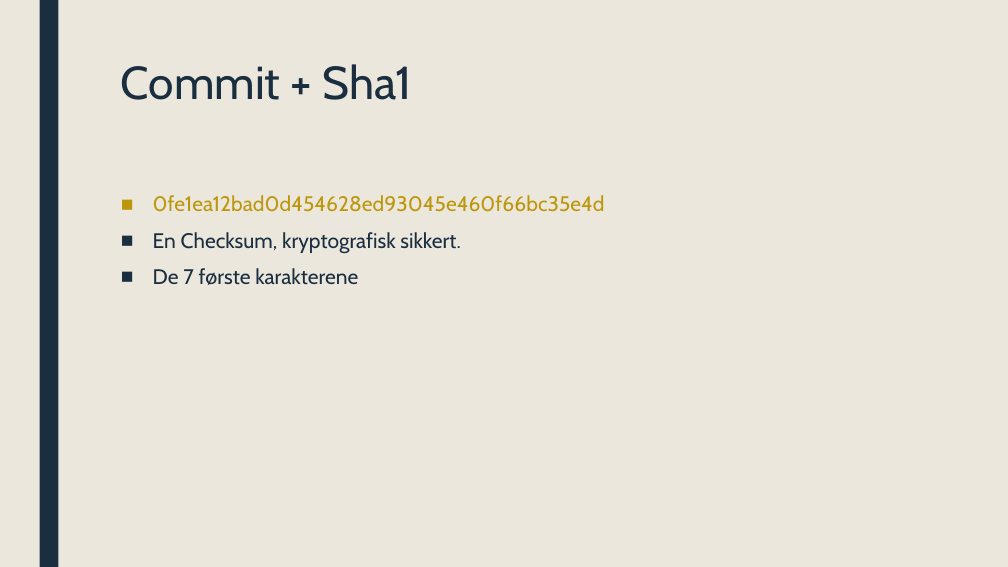
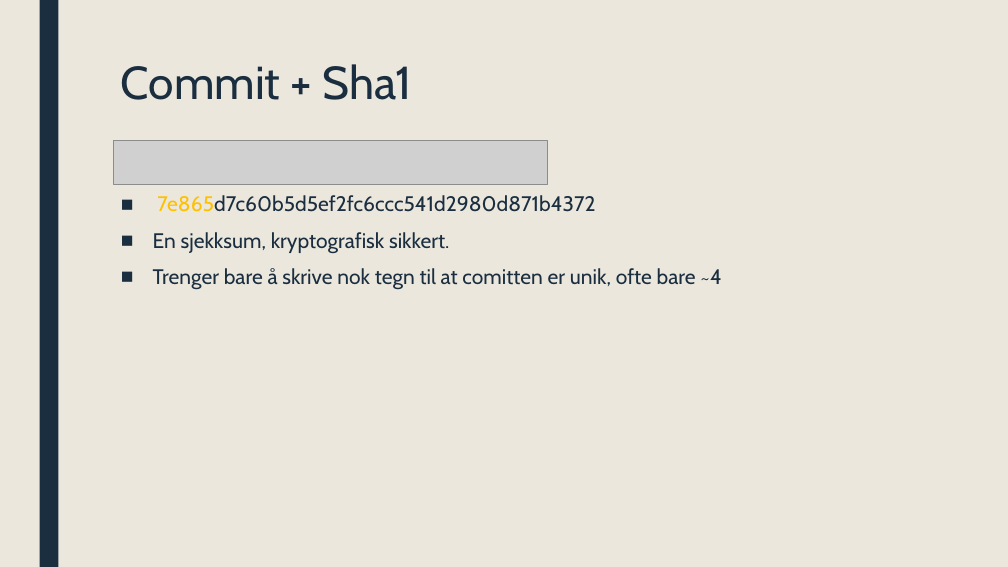
Before and after one commit to ufarm/sommer2016, a slide deck: slide 14 of GIT.pptx. Drawn at 1008x567 pixels with LibreOffice and Linux fonts; fonts in the diff are those of the drawing; grey boxes stand for pictures. Boxes give left, top, right and bottom in pixels: in the first picture for what was removed or moved away, otherwise in the second. Text is boxed around its words. In the diff, an @@ line names an element or a change of style, - is before the commit and + after.

Commit message:
Feedback from Bjarne, ned images on basic

```diff
--- a/GIT.pptx
+++ b/GIT.pptx
@@ picture added at (x1=113, y1=140, x2=547, y2=184) @@
@@ text at (x1=153, y1=195, x2=721, y2=290): text changed @@
-■ 0fe1ea12bad0d454628ed93045e460f66bc35e4d
-■ En Checksum, kryptografisk sikkert.
-■ De 7 første karakterene
+■ 7e865d7c60b5d5ef2fc6ccc541d2980d871b4372
+■ En sjekksum, kryptografisk sikkert.
+■ Trenger bare å skrive nok tegn til at comitten er unik, ofte bare ~4
```
Also in this commit, not shown: 11 other slides changed, 1 slide added, 2 slides removed.
